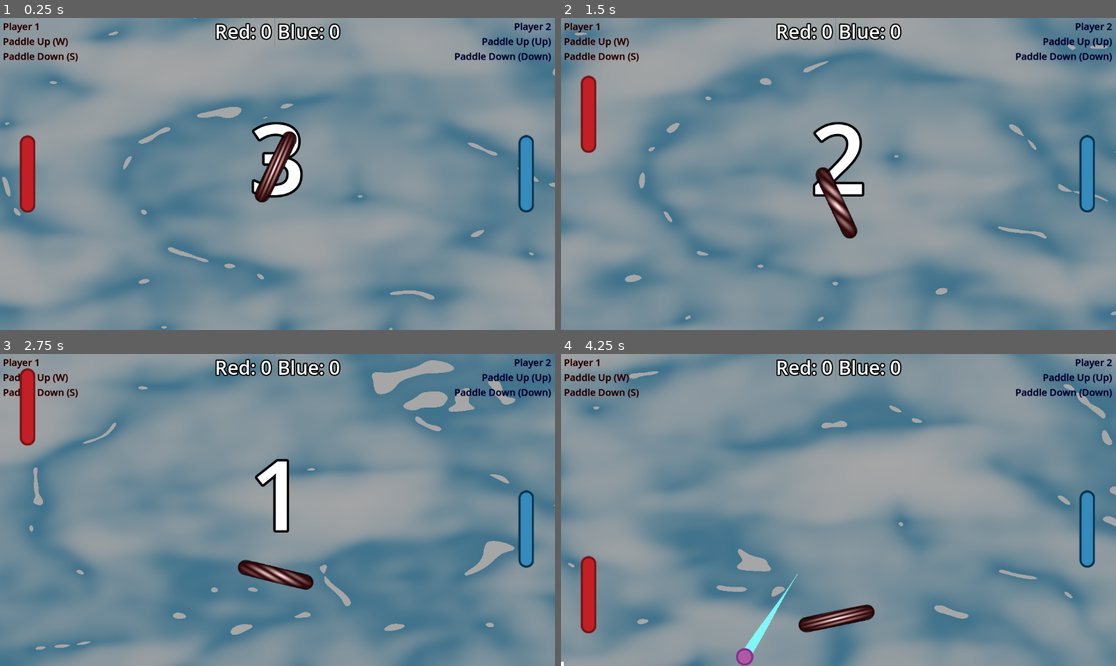
Above: before the commit, frames 1-4 (two rows, left to right).
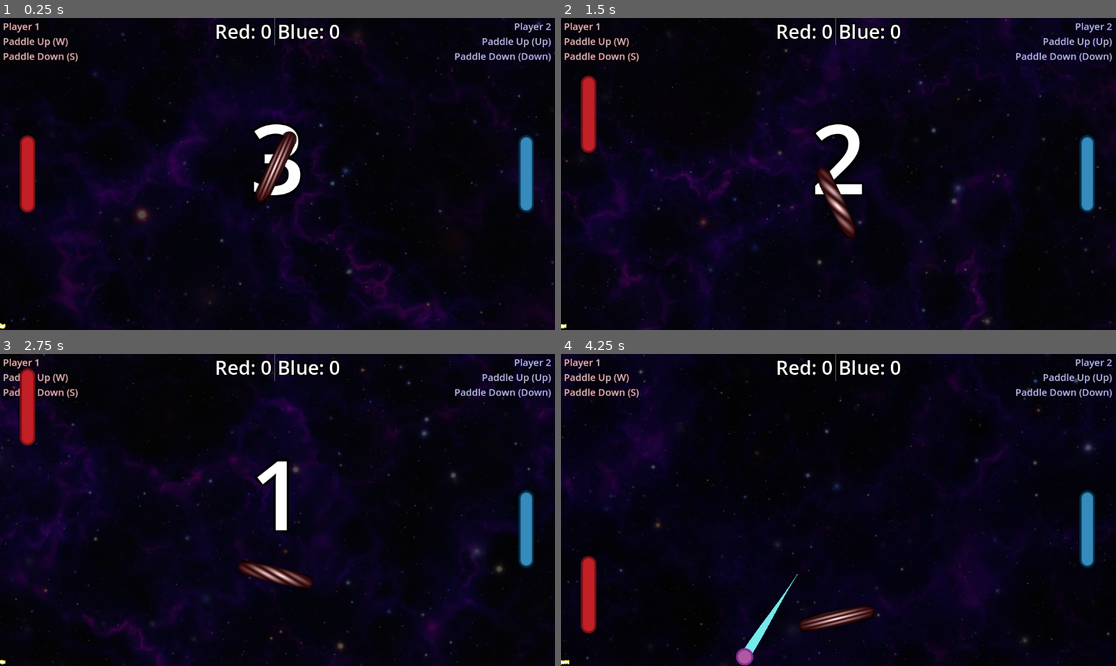
Above: after the commit, the same moments.

Repository: ThePathfindersCodex/Challenge-1-Pong
Game: Godot game, scene res://Scenes/main.tscn
Same seed, same stepped clock (60 frames per second), same inputs: the game is played once before the commit and once after it.
Inputs:
- Up to frame 1 (0.25 s): no input
- Up to frame 2 (1.5 s): hold W (Up_1) 0.53-1.28 s; tap Down (Down_2) at 0.6 s; hold S (Down_1) from 1.28 s (still down); tap Up (Up_2) at 1.35 s
- Up to frame 3 (2.75 s): release S (Down_1) at 2.03 s; hold W (Up_1) from 2.03 s (still down); tap Down (Down_2) at 2.1 s
- Up to frame 4 (4.25 s): tap Up (Up_2) at 2.85 s; release W (Up_1) at 3.53 s; hold S (Down_1) from 3.53 s (still down); tap Down (Down_2) at 3.6 s

The runs differ from the first frame. In frame 1, 97% of the frame differs, in the area x 0-100%, y 0-100%; in frame 2, 96%; in frame 3, 97%; in frame 4, 97%.

Commit message:
end screen styles + background shader + speed indicator shader

Diff:
--- a/Scenes/end screen.tscn
+++ b/Scenes/end screen.tscn
@@ -8,13 +8,34 @@
 
 [sub_resource type="ShaderMaterial" id="ShaderMaterial_x1i3h"]
 shader = ExtResource("1_swwfc")
-shader_parameter/uv_scale = 0.9
-shader_parameter/color_alpha = 0.5
+shader_parameter/mouse = null
+shader_parameter/time = null
+shader_parameter/speed2 = 0.2
 
 [sub_resource type="LabelSettings" id="LabelSettings_hfqg5"]
 font_size = 100
 outline_size = 15
 outline_color = Color(0, 0, 0, 1)
+
+[sub_resource type="StyleBoxFlat" id="StyleBoxFlat_o6pu6"]
+skew = Vector2(1, 0)
+corner_radius_top_left = 25
+corner_radius_bottom_right = 25
+
+[sub_resource type="StyleBoxFlat" id="StyleBoxFlat_sxnrb"]
+skew = Vector2(1, 0)
+corner_radius_top_right = 25
+corner_radius_bottom_left = 25
+
+[sub_resource type="StyleBoxFlat" id="StyleBoxFlat_h61r3"]
+skew = Vector2(-1, 0)
+corner_radius_top_right = 25
+corner_radius_bottom_left = 25
+
+[sub_resource type="StyleBoxFlat" id="StyleBoxFlat_kmn2j"]
+skew = Vector2(-1, 0)
+corner_radius_top_left = 25
+corner_radius_bottom_right = 25
 
 [node name="ColorRect" type="ColorRect"]
 material = SubResource("ShaderMaterial_x1i3h")
@@ -46,14 +67,18 @@
 layout_mode = 2
 size_flags_horizontal = 4
 theme_override_font_sizes/font_size = 50
-text = "Play Again"
+theme_override_styles/hover = SubResource("StyleBoxFlat_o6pu6")
+theme_override_styles/normal = SubResource("StyleBoxFlat_sxnrb")
+text = " Play Again "
 script = ExtResource("2_at5tx")
 
 [node name="Quit" type="Button" parent="VBoxContainer"]
 layout_mode = 2
 size_flags_horizontal = 4
 theme_override_font_sizes/font_size = 50
-text = "Quit"
+theme_override_styles/hover = SubResource("StyleBoxFlat_h61r3")
+theme_override_styles/normal = SubResource("StyleBoxFlat_kmn2j")
+text = " Quit "
 script = ExtResource("3_kld0m")
 
 [node name="Score UI (HBox)" parent="VBoxContainer" instance=ExtResource("1_7t5u8")]
--- a/Scenes/main.tscn
+++ b/Scenes/main.tscn
@@ -7,6 +7,7 @@
 [ext_resource type="PackedScene" uid="uid://cgtq656nrj8t4" path="res://Scenes/countdown_animation.tscn" id="5_otbq1"]
 [ext_resource type="PackedScene" uid="uid://cl355oijqdwnm" path="res://Scenes/score UI.tscn" id="5_vxyu7"]
 [ext_resource type="PackedScene" uid="uid://dkk87h8eoujih" path="res://Scenes/obstacle.tscn" id="6_7a0ud"]
+[ext_resource type="Shader" path="res://Shaders/ball_speed.gdshader" id="8_h1e7e"]
 
 [sub_resource type="WorldBoundaryShape2D" id="WorldBoundaryShape2D_y4wki"]
 
@@ -16,8 +17,21 @@
 
 [sub_resource type="ShaderMaterial" id="ShaderMaterial_qtb5a"]
 shader = ExtResource("5_a6vah")
-shader_parameter/uv_scale = 0.9
-shader_parameter/color_alpha = 0.5
+shader_parameter/mouse = Vector2(0, 0)
+shader_parameter/time = 0.0
+shader_parameter/speed2 = 0.2
+
+[sub_resource type="ShaderMaterial" id="ShaderMaterial_7kvr8"]
+shader = ExtResource("8_h1e7e")
+shader_parameter/lightning_number = 6
+shader_parameter/amplitude = Vector2(3, 1)
+shader_parameter/offset = 0.45
+shader_parameter/thickness = 0.2
+shader_parameter/speed = 0.25
+shader_parameter/base_color = Color(1, 1, 0.027451, 1)
+shader_parameter/glow_thickness = 0.08
+shader_parameter/glow_color = Color(0.2, 0.854902, 0.592157, 0.701961)
+shader_parameter/alpha = 0.952
 
 [node name="Main" type="Node2D"]
 script = ExtResource("1_wus8d")
@@ -65,13 +79,13 @@
 layer = -1
 
 [node name="ColorRect" type="ColorRect" parent="CanvasLayer"]
+unique_name_in_owner = true
 material = SubResource("ShaderMaterial_qtb5a")
 anchors_preset = 15
 anchor_right = 1.0
 anchor_bottom = 1.0
 grow_horizontal = 2
 grow_vertical = 2
-color = Color(1, 1, 0, 1)
 
 [node name="Countdown Animation" parent="CanvasLayer" instance=ExtResource("5_otbq1")]
 offset_top = -35.0
@@ -85,7 +99,7 @@
 offset_top = 3.0
 offset_right = 46.0
 offset_bottom = 26.0
-theme_override_colors/font_color = Color(0, 0, 0, 1)
+theme_override_colors/font_color = Color(0.753984, 0.753984, 0.753984, 1)
 theme_override_colors/font_outline_color = Color(1, 0, 0, 0.490196)
 theme_override_constants/outline_size = 2
 theme_override_font_sizes/font_size = 20
@@ -97,14 +111,17 @@
 offset_top = 3.0
 offset_right = 983.0
 offset_bottom = 31.0
-theme_override_colors/font_color = Color(0, 0, 0, 1)
+theme_override_colors/font_color = Color(0.752941, 0.752941, 0.752941, 1)
 theme_override_colors/font_outline_color = Color(0, 0, 1, 0.490196)
 theme_override_constants/outline_size = 2
 theme_override_font_sizes/font_size = 20
 text = "P2"
 horizontal_alignment = 2
 
-[node name="BallSpeed" type="Line2D" parent="CanvasLayer"]
+[node name="BallSpeed" type="ColorRect" parent="CanvasLayer"]
 unique_name_in_owner = true
-position = Vector2(0, 644)
-points = PackedVector2Array(0, 0, 0, 0)
+material = SubResource("ShaderMaterial_7kvr8")
+offset_left = -9.0
+offset_top = 631.0
+offset_right = 11.0
+offset_bottom = 651.0
--- a/Scripts/Game Controller.gd
+++ b/Scripts/Game Controller.gd
@@ -7,6 +7,9 @@
 func _ready():
 	ShowControls()
 	StartGame()
+
+func _process(delta):
+	%ColorRect.material.set_shader_parameter("time",%ColorRect.material.get_shader_parameter("time") + delta)
 
 func StartGame():
 	countdownAnim = get_tree().get_first_node_in_group("countdown animation")
@@ -56,4 +59,4 @@
 	var cur_vel :float= current_ball.velocity.length()
 	var def_vel :float= current_ball.speed
 	var visual_size :float= cur_vel - def_vel + 1
-	%BallSpeed.points[1].x = visual_size
+	%BallSpeed.size.x = 20 + visual_size
--- a/Scripts/Winner Label.gd
+++ b/Scripts/Winner Label.gd
@@ -4,5 +4,7 @@
 func _ready():
 	if(Global.P1_Score > Global.P2_Score):
 		text= "Red Wins!"
+		label_settings.outline_color=Color.RED
 	else:
 		text= "Blue Wins!"
+		label_settings.outline_color=Color.BLUE
--- /dev/null
+++ b/Shaders/ball_speed.gdshader
@@ -0,0 +1,67 @@
+shader_type canvas_item;
+
+uniform int lightning_number = 5;
+uniform vec2 amplitude = vec2(2.0,1.0);
+uniform float offset = 0.45;
+uniform float thickness = 0.02;
+uniform float speed = 3.0;
+uniform vec4 base_color : source_color = vec4(1.0, 1.0, 1.0, 1.0);
+uniform float glow_thickness = 0.08;
+uniform vec4 glow_color : source_color = vec4(0.2, 0, 0.8, 0.0);
+uniform float alpha : hint_range(0, 1) = 1.0;
+
+// plot function
+float plot(vec2 st, float pct, float half_width){
+  return  smoothstep( pct-half_width, pct, st.y) -
+          smoothstep( pct, pct+half_width, st.y);
+}
+
+vec2 hash22(vec2 uv) {
+    uv = vec2(dot(uv, vec2(127.1,311.7)),
+              dot(uv, vec2(269.5,183.3)));
+    return 2.0 * fract(sin(uv) * 43758.5453123) - 1.0;
+}
+
+float noise(vec2 uv) {
+    vec2 iuv = floor(uv);
+    vec2 fuv = fract(uv);
+    vec2 blur = smoothstep(0.0, 1.0, fuv);
+    return mix(mix(dot(hash22(iuv + vec2(0.0,0.0)), fuv - vec2(0.0,0.0)),
+                   dot(hash22(iuv + vec2(1.0,0.0)), fuv - vec2(1.0,0.0)), blur.x),
+               mix(dot(hash22(iuv + vec2(0.0,1.0)), fuv - vec2(0.0,1.0)),
+                   dot(hash22(iuv + vec2(1.0,1.0)), fuv - vec2(1.0,1.0)), blur.x), blur.y) + 0.5;
+}
+
+float fbm(vec2 n) {
+    float total = 0.0, amp = 1.0;
+    for (int i = 0; i < 7; i++) {
+        total += noise(n) * amp;
+        n += n;
+        amp *= 0.5;
+    }
+    return total;
+}
+
+
+void fragment(){
+	vec2 uv = UV;
+	//vec2 uv =  vec2(-UV.y, UV.x);;//vec2 rotated_uv = vec2(-uv.y, uv.x);
+	vec4 color = vec4(0.0, 0.0, 0.0, 0.0);
+
+	vec2 t ;
+	float y ;
+	float pct ;
+	float buffer;
+	// add more lightning
+	for ( int i = 0; i < lightning_number; i++){
+		t = uv * amplitude + vec2(float(i), -float(i)) - TIME*speed;
+		y = fbm(t)*offset;
+		pct = plot(uv, y, thickness);
+		buffer = plot(uv, y, glow_thickness);
+		color += pct*base_color;
+		color += buffer*glow_color;
+	}
+
+	color.a *= alpha;
+	COLOR = color;
+}
--- a/Shaders/board.gdshader
+++ b/Shaders/board.gdshader
@@ -1,77 +1,163 @@
 shader_type canvas_item;
-#define iResolution 1.0/SCREEN_PIXEL_SIZE
-#define iTime TIME
-#define fragColor COLOR
-uniform float uv_scale : hint_range(0.0, 10.0, 0.1) = 1.0;
-uniform float color_alpha : hint_range(0.0, 1.0, 0.1) = 1.0;
-vec2 hash( vec2 p )
-{
-    p = vec2( dot(p,vec2(127.1,311.7)), dot(p,vec2(269.5,183.3)) );
-    return -1.0 + 2.0*fract(sin(p)*43758.5453123);
+
+uniform vec2 mouse;
+uniform float time;
+
+const int iterations = 12;
+const float formuparam2 = 0.79;
+const float volsteps = 7.0;
+const float stepsize = 0.290;
+const float zoom = 1.0;
+const float tile = 0.850;
+uniform float speed2 = 0.2;
+
+const float brightness = 0.0015;
+const float darkmatter = 0.100;
+const float distfading = 0.560;
+const float saturation = 0.90;
+
+
+const float transverseSpeed = 1.0; //zoom;
+const float cloud = 0.17;
+
+
+float triangle(float x, float a) {
+	float output2 = 2.0*abs(  3.0*  ( (x/a) - floor( (x/a) + 0.5) ) ) - 1.0;
+	return output2;
 }
-float noise( in vec2 p )
-{
-    const float K1 = 0.366025404; // (sqrt(3)-1)/2;
-    const float K2 = 0.211324865; // (3-sqrt(3))/6;
-    vec2  i = floor( p + (p.x+p.y)*K1 );
-    vec2  a = p - i + (i.x+i.y)*K2;
-    float m = step(a.y,a.x);
-    vec2  o = vec2(m,1.0-m);
-    vec2  b = a - o + K2;
-    vec2  c = a - 1.0 + 2.0*K2;
-    vec3  h = max( 0.5-vec3(dot(a,a), dot(b,b), dot(c,c) ), 0.0 );
-    vec3  n = h*h*h*h*vec3( dot(a,hash(i+0.0)), dot(b,hash(i+o)), dot(c,hash(i+1.0)));
-    return dot( n, vec3(70.0) );
+
+float field(in vec3 p) {
+	float strength = 7. + .03 * log(1.e-6 + fract(sin(time) * 373.11));
+	float accum = 0.;
+	float prev = 0.;
+	float tw = 0.;
+
+	for (int i = 0; i < 6; ++i) {
+		float mag = dot(p, p);
+		p = abs(p) / mag + vec3(-.5, -.8 + 0.1*sin(-time*0.1 + 2.0), -1.1+0.3*cos(time*0.3));
+		float w = exp(-float(i) / 7.);
+		accum += w * exp(-strength * pow(abs(mag - prev), 2.3));
+		tw += w;
+		prev = mag;
+	}
+	return max(0., 5. * accum / tw - .7);
 }
-#define MAX_WAVES 4
-#define SUPERPOSITION 4
-#define TAU 6.28318
-#define PHI 1.618
-float height(vec2 p, float t) {
-    float acc = 0.0;
-    for (int i = 0; i < MAX_WAVES; i++) {
-    for (int j = 0; j < SUPERPOSITION; j++) {
-        int seed = i + 5*j;
-        float theta = TAU * PHI * 10.0*float(seed);
-        float up = cos(theta) * p.x - sin(theta) * p.y;
-        float vp = sin(theta) * p.x + cos(theta) * p.y;
-        float initial_phase = TAU * PHI * float(seed);
-        float k = pow(2.0, float(i));
-        float phase = initial_phase + up*k + cos(vp) + 3.0*t + 0.5*k*t;
-        float A = cos(phase)/(k*k);
-        acc += A;
-    }}
-    return acc;
+
+void fragment() {
+    vec2 uv2 = 2. * FRAGCOORD.xy / vec2(512) - 1.;
+	vec2 uvs = uv2 * vec2(512)  / 512.;
+
+	//float time = TIME;
+	float time2 = time;
+    float speed = -speed2;
+    speed = .005 * cos(time2*0.02 + 3.1415926/4.0);
+	//speed = 0.0;
+    float formuparam = formuparam2;
+
+    	//get coords and direction
+	vec2 uv = uvs;
+	//mouse rotation
+	float a_xz = 0.9;
+	float a_yz = -.6;
+	float a_xy = 0.9 + time*0.08;
+
+	mat2 rot_xz = mat2(vec2(cos(a_xz),sin(a_xz)),vec2(-sin(a_xz),cos(a_xz)));
+	mat2 rot_yz = mat2(vec2(cos(a_yz),sin(a_yz)),vec2(-sin(a_yz),cos(a_yz)));
+	mat2 rot_xy = mat2(vec2(cos(a_xy),sin(a_xy)),vec2(-sin(a_xy),cos(a_xy)));
+
+	float v2 =1.0;
+	vec3 dir=vec3(uv*zoom,1.);
+	vec3 from=vec3(0.0, 0.0,0.0);
+        from.x -= 2.0*(mouse.x-0.5);
+        from.y -= 2.0*(mouse.y-0.5);
+
+	vec3 forward = vec3(0.,0.,1.);
+	from.x += transverseSpeed*(1.0)*cos(0.01*time) + 0.001*time;
+	from.y += transverseSpeed*(1.0)*sin(0.01*time) +0.001*time;
+	from.z += 0.003*time;
+
+	dir.xy*=rot_xy;
+	forward.xy *= rot_xy;
+	dir.xz*=rot_xz;
+	forward.xz *= rot_xz;
+	dir.yz*= rot_yz;
+	forward.yz *= rot_yz;
+
+	from.xy*=-1.0*rot_xy;
+	from.xz*=rot_xz;
+	from.yz*= rot_yz;
+
+	//zoom
+	float zooom = (time2-3311.)*speed;
+	from += forward* zooom;
+	float sampleShift = mod( zooom, stepsize );
+
+	float zoffset = -sampleShift;
+	sampleShift /= stepsize; // make from 0 to 1
+
+	//volumetric rendering
+	float s=0.24;
+	float s3 = s + stepsize/2.0;
+	vec3 v=vec3(0.);
+	float t3 = 0.0;
+
+	vec3 backCol2 = vec3(0.);
+	for (float r=0.0; r<volsteps; r++) {
+		vec3 p2=from+(s+zoffset)*dir;// + vec3(0.,0.,zoffset);
+		vec3 p3=from+(s3+zoffset)*dir;// + vec3(0.,0.,zoffset);
+
+		p2 = abs(vec3(tile)-mod(p2,vec3(tile*2.))); // tiling fold
+		p3 = abs(vec3(tile)-mod(p3,vec3(tile*2.))); // tiling fold
+		// #ifdef cloud
+		t3 = field(p3);
+
+		float pa,a=pa=0.;
+		for (int i=0; i<iterations; i++) {
+			p2=abs(p2)/dot(p2,p2)-formuparam; // the magic formula
+			//p=abs(p)/max(dot(p,p),0.005)-formuparam; // another interesting way to reduce noise
+			float D = abs(length(p2)-pa); // absolute sum of average change
+			a += i > 7 ? min( 12., D) : D;
+			pa=length(p2);
+		}
+
+
+		//float dm=max(0.,darkmatter-a*a*.001); //dark matter
+		a*=a*a; // add contrast
+		//if (r>3) fade*=1.-dm; // dark matter, don't render near
+		// brightens stuff up a bit
+		float s1 = s+zoffset;
+		// need closed form expression for this, now that we shift samples
+		float fade = pow(distfading,max(0.,float(r)-sampleShift));
+		//t3 += fade;
+		v+=fade;
+	       	//backCol2 -= fade;
+
+		// fade out samples as they approach the camera
+		if( r == 0.0 )
+			fade *= (1. - (sampleShift));
+		// fade in samples as they approach from the distance
+		if( r == volsteps-1.0 )
+			fade *= sampleShift;
+		v+=vec3(s1,s1*s1,s1*s1*s1*s1)*a*brightness*fade; // coloring based on distance
+
+		backCol2 += mix(.4, 1., v2) * vec3(1.8 * t3 * t3 * t3, 1.4 * t3 * t3, t3) * fade;
+
+
+		s+=stepsize;
+		s3 += stepsize;
+	}
+
+	v = mix(vec3(length(v)),v,saturation); //color adjust
+
+	vec4 forCol2 = vec4(v*.01,1.);
+	backCol2 *= cloud;
+	backCol2.b *= 1.8;
+	backCol2.r *= 0.05;
+
+	backCol2.b = 0.5*mix(backCol2.g, backCol2.b, 0.8);
+	backCol2.g = 0.0;
+	backCol2.bg = mix(backCol2.gb, backCol2.bg, 0.5*(cos(time*0.01) + 1.0));
+
+	COLOR = forCol2 + vec4(backCol2, 1.0);
+	COLOR.a = 0.3;
 }
-vec4 hn_fdm(vec2 p, float t) {
-  float h = height(p, t);
-  vec2 vx = vec2(0.1, 0.0);
-  vec2 vy = vec2(0.0, 0.1);
-  float hx = height(p+vx, t);
-  float hy = height(p+vy, t);
-  float dx = (hx - h);
-  float dy = (hy - h);
-  vec3 v1 = normalize(vec3(vx.x, 0.0, dx));
-  vec3 v2 = normalize(vec3(0.0, vy.y, dy));
-  vec3 norm = cross(v1, v2);
-  return vec4(norm, h);
-}
-void fragment()
-{
-    vec2 uv = UV;
-    vec2 uv_screen = (uv - 0.5) * uv_scale;
-    vec4 nh = hn_fdm(uv_screen* 10.0, iTime * 0.25);
-    float h = nh.w;
-    vec3 norm = nh.xyz;
-    vec3 sun_dir = normalize(vec3(-0.2, 0.4, 1.0));
-    vec4 water_colour = texture(TEXTURE, UV);
-    vec4 foam_colour = vec4(0.8, 0.9, 1.0, 1.0);
-    vec4 sky_colour = vec4(0.2, 0.6, 0.8, 1.0);
-    vec4 specular_colour = vec4(1.0, 1.0, 1.0, 1.0);
-    if (dot(sun_dir, norm) > 0.98) {
-        fragColor = specular_colour;
-    } else {
-        fragColor = mix(water_colour, sky_colour, dot(norm, normalize(vec3(0.0, 0.2, 1.0))));
-    }
-	fragColor.a = color_alpha;
-}
--- a/project.godot
+++ b/project.godot
@@ -46,3 +46,4 @@
 
 renderer/rendering_method="gl_compatibility"
 renderer/rendering_method.mobile="gl_compatibility"
+environment/defaults/default_clear_color=Color(0, 0, 0, 1)
Not shown: 1 places in Scenes/end screen.tscn that only renumber resources
Not shown: 1 places in Scenes/main.tscn that only renumber resources
